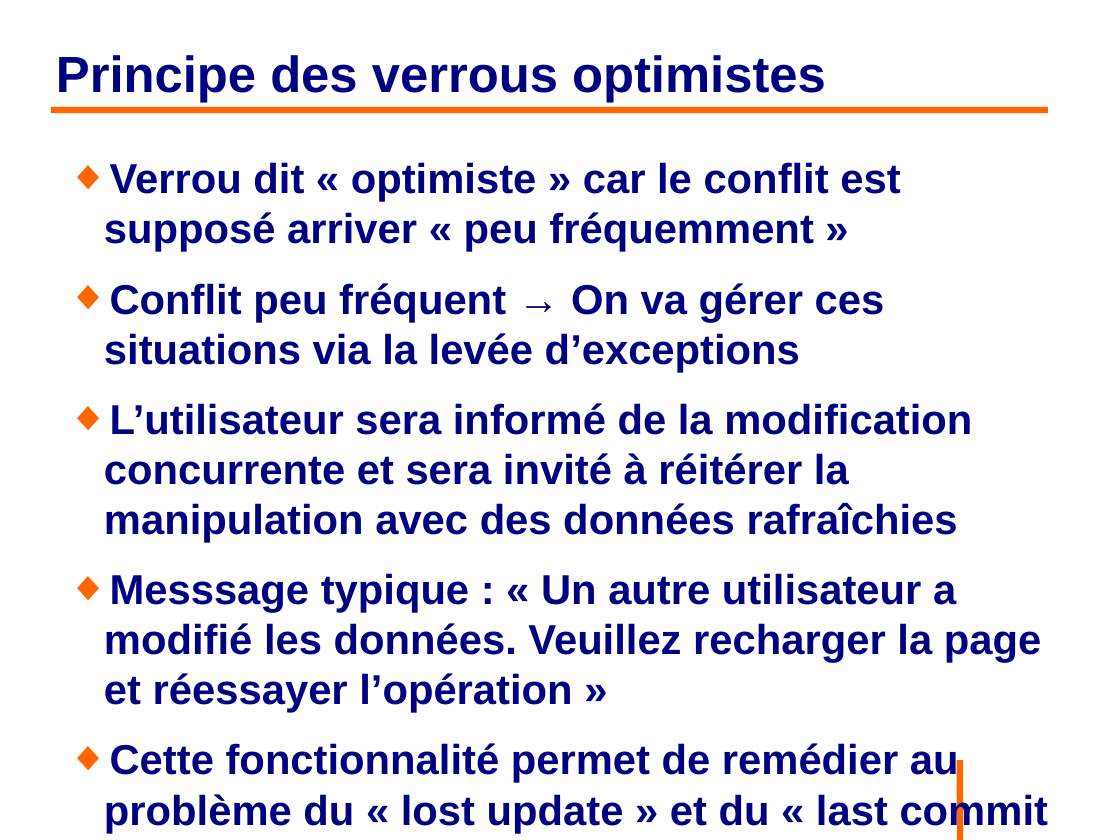
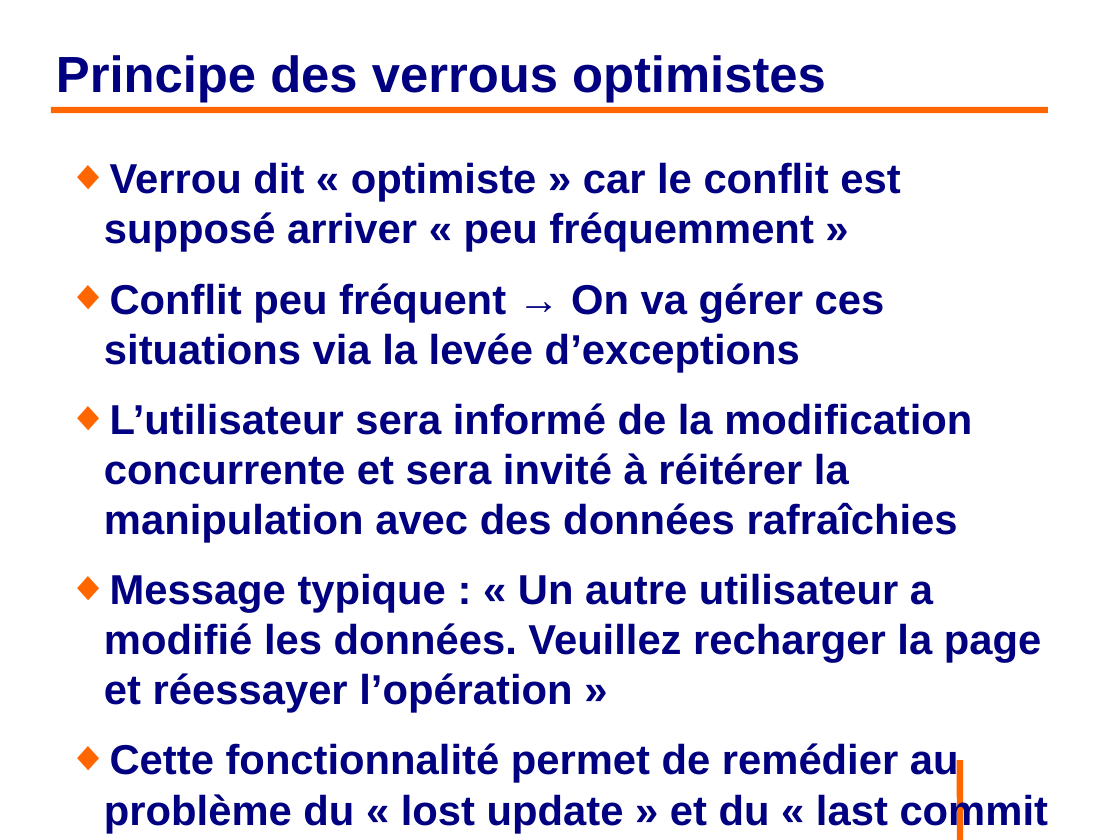
Before and after one commit to philphils/formation-hibernate-avancee, a slide deck: slide 93 of Documentation/diapo_formation_hibernate_avancee.odp. Drawn at 1120x840 pixels with LibreOffice and Linux fonts; fonts in the diff are those of the drawing; background and template pictures are left out. Boxes give left, top, right and bottom in pixels: in the first picture for what was removed or moved away, otherwise in the second. Text is boxed around its words. In the diff, an @@ line names an element or a change of style, - is before the commit and + after.

```diff
--- a/Documentation/diapo_formation_hibernate_avancee.odp
+++ b/Documentation/diapo_formation_hibernate_avancee.odp
@@ text at box(104, 573, 1041, 713): text changed @@
-◆ Messsage typique : « Un autre utilisateur a modifié les données. Veuillez recharger la page et réessayer l’opération »
+◆ Message typique : « Un autre utilisateur a modifié les données. Veuillez recharger la page et réessayer l’opération »
```
Also in this commit, not shown: 7 other slides changed, 6 slides added.
